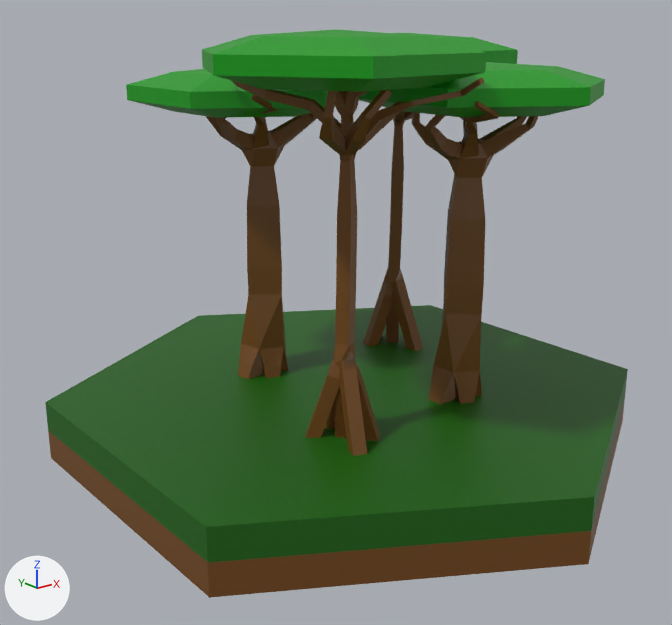
The FBX model Assets/3D assets/HexagonRainforest.fbx as it was, and as the next commit left it.
Before and after are seen from a camera (50 mm lens) standing at (-1.88, -2.32, 1.35) and looking at (-0.1, -0.09, 0.45). Lighting does not change. The marker at lower left points along +X, +Y and +Z. The picture after the commit comes second. Vertices at exactly the same position are counted once.
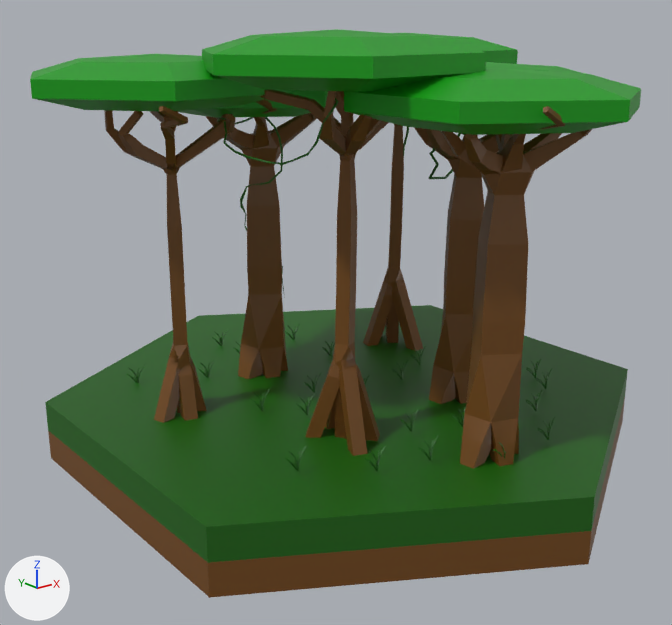
Pixel boxes [x1, y1, x2, y2] of what changed, in the pictures (672 x 625 px):
'Cylinder', reshaped, moved
    both: [45, 305, 628, 598]
'tree6', added
    after: [344, 68, 641, 469]
    faces in mat_material_033 (brown #724713): [442, 106, 592, 469]
    faces in mat_material_034 (green #009a01): [344, 68, 641, 135]
'tree5', added
    after: [30, 54, 291, 423]
    faces in mat_material_005 (green #009a01): [30, 54, 291, 111]
    faces in mat_material_004 (brown #724713): [104, 106, 236, 423]
'vine2', added
    after: [217, 91, 339, 298]
'vine1', added (mostly hidden)
    after: [403, 127, 465, 179]

What changed in the scene script:
```text
Change me_cylinder:
    remove me_cylinder.from_pydata(...)  # 18 vertices, 14 faces; spans x -0.87..0.87, y -1.0..1.0, z -0.1..0.1
    add me_cylinder.from_pydata(...)  # 16930 vertices, 17122 faces; spans x -0.32..1.42, y -1.47..0.53, z -0.19..0.08
    me_cylinder part 1: 18 vertices removed from x -0.87..0.87, y -1.0..1.0, z -0.1..0.1; 16930 vertices added at x -0.32..1.42, y -1.47..0.53, z -0.19..0.08
    add me_cylinder.materials.append(mat_material_032)  # dark green #176204
    add me_cylinder.materials.append(mat_material_006)  # dark green #176204
    add me_cylinder.materials.append(mat_material_007)  # dark green #176204
    add me_cylinder.materials.append(mat_material_008)  # dark green #176204
    add me_cylinder.materials.append(mat_material_009)  # dark green #176204
    add me_cylinder.materials.append(mat_material_010)  # dark green #176204
    add me_cylinder.materials.append(mat_material_011)  # dark green #176204
    add me_cylinder.materials.append(mat_material_012)  # dark green #176204
    add me_cylinder.materials.append(mat_material_013)  # dark green #176204
    add me_cylinder.materials.append(mat_material_014)  # dark green #176204
    add me_cylinder.materials.append(mat_material_015)  # dark green #176204
    add me_cylinder.materials.append(mat_material_016)  # dark green #176204
    add me_cylinder.materials.append(mat_material_017)  # dark green #176204
    add me_cylinder.materials.append(mat_material_018)  # dark green #176204
    add me_cylinder.materials.append(mat_material_019)  # dark green #176204
    add me_cylinder.materials.append(mat_material_020)  # dark green #176204
    add me_cylinder.materials.append(mat_material_021)  # dark green #176204
    add me_cylinder.materials.append(mat_material_022)  # dark green #176204
    add me_cylinder.materials.append(mat_material_023)  # dark green #176204
    add me_cylinder.materials.append(mat_material_024)  # dark green #176204
    add me_cylinder.materials.append(mat_material_025)  # dark green #176204
    add me_cylinder.materials.append(mat_material_026)  # dark green #176204
    add me_cylinder.materials.append(mat_material_027)  # dark green #176204
    add me_cylinder.materials.append(mat_material_028)  # dark green #176204
    add me_cylinder.materials.append(mat_material_029)  # dark green #176204
    add me_cylinder.materials.append(mat_material_030)  # dark green #176204
    add me_cylinder.materials.append(mat_material_031)  # dark green #176204
Change ob_cylinder:
    ob_cylinder.location: (0.0, -0.043, 0.066) -> (-0.55, 0.425, 0.16)
Add ob_tree6:
    ob_tree6 = bpy.data.objects.new('tree6', me_plane_035)  # 11753 vertices, 11776 faces; spans x -0.36..0.316, y -0.371..0.429, z -0.031..1.134; in mat_material_033 (brown #724713), mat_material_034 (green #009a01)
    ob_tree6.location = (-0.011, -0.693, 0.097)
Add ob_tree5:
    ob_tree5 = bpy.data.objects.new('tree5', me_plane_004)  # 1231 vertices, 1319 faces; spans x -0.41..0.38, y -0.34..0.387, z -0.035..1.185; in mat_material_004 (brown #724713), mat_material_005 (green #009a01)
    ob_tree5.location = (-0.546, 0.122, 0.071)
Add ob_vine2:
    ob_vine2 = bpy.data.objects.new('vine2', me_plane_005)  # 177 vertices, 317 faces; spans x -0.445..0.035, y 2.183..3.003, z 0.43..1.181; in mat_material_003 (dark green #176204)
    ob_vine2.location = (-0.08, -2.654, -0.001)
Add ob_vine1:
    ob_vine1 = bpy.data.objects.new('vine1', me_plane_006)  # 202 vertices, 365 faces; spans x 0.197..0.546, y 2.209..2.913, z 0.85..1.115; in mat_material_003 (dark green #176204)
    ob_vine1.location = (-0.08, -2.654, -0.001)
```
